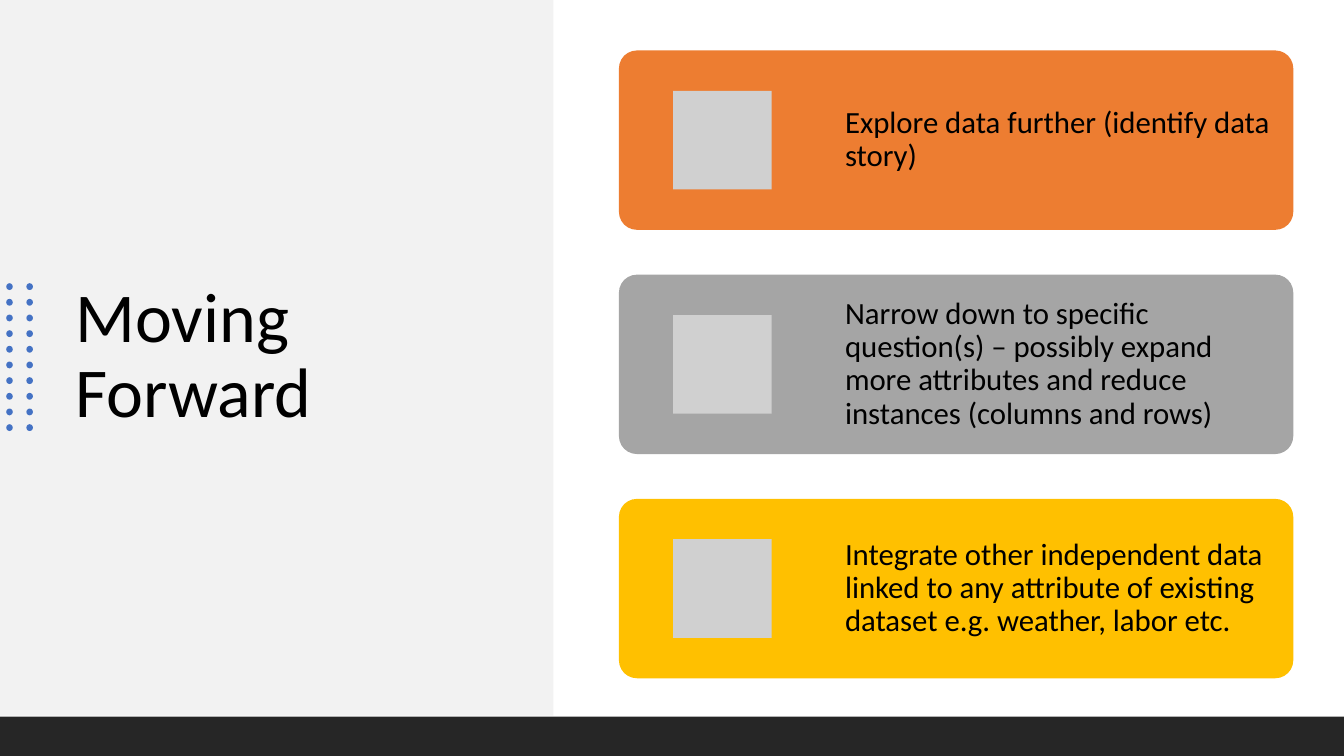
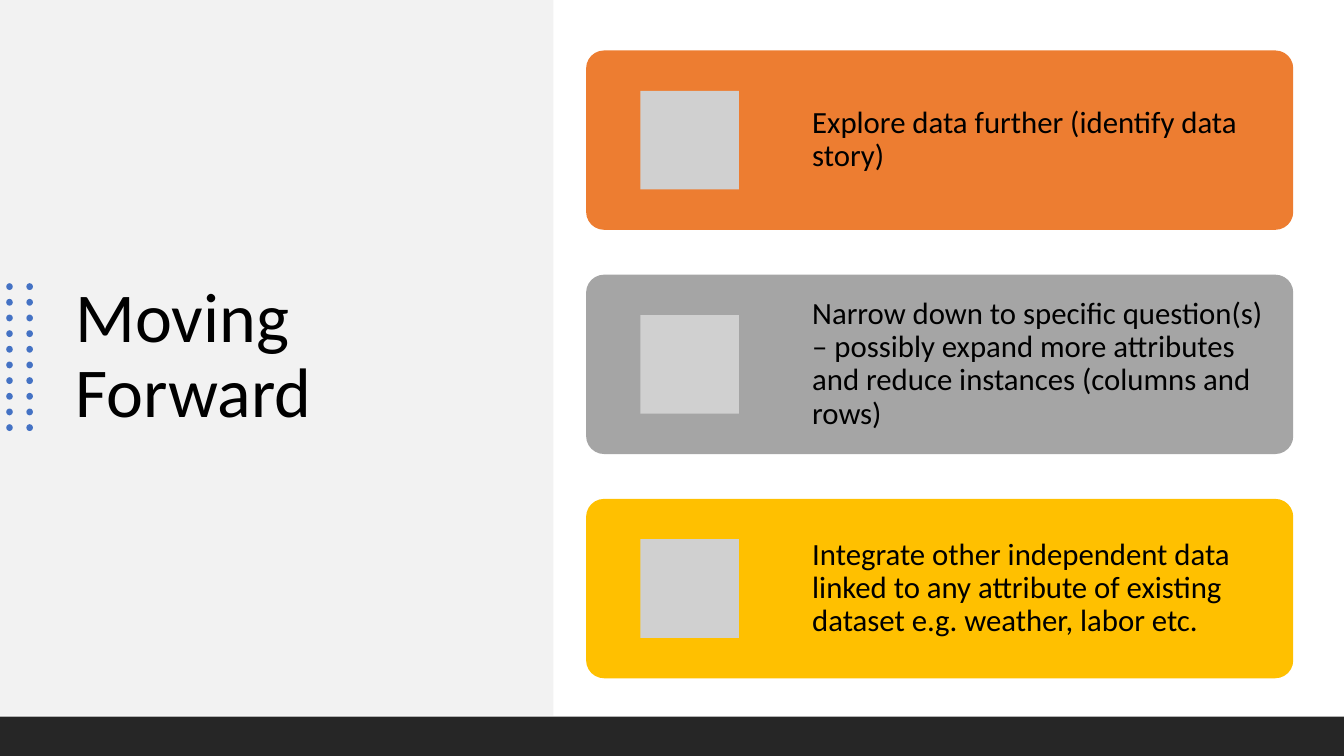
Before and after one commit to hekaplex/2021_04_DSI_WDX2, a slide deck: slide 6 of yanick.anagho@divergence.one/Capstone Presentation_User Ratings - Products.pptx. Drawn at 1344x756 pixels with LibreOffice and Linux fonts; fonts in the diff are those of the drawing; grey boxes stand for pictures. Boxes give left, top, right and bottom in pixels: in the first picture for what was removed or moved away, otherwise in the second. Text is boxed around its words. In the diff, an @@ line names an element or a change of style, - is before the commit and + after.

```diff
--- a/yanick.anagho@divergence.one/Capstone Presentation_User Ratings - Products.pptx
+++ b/yanick.anagho@divergence.one/Capstone Presentation_User Ratings - Products.pptx
@@ rounded rectangle: place and size @@
-rounded rectangle at <box>619,50,1294,230</box>
+rounded rectangle at <box>586,50,1294,230</box>
@@ text "Explore data further (identify data ...": place and size @@
-text "Explore data further (identify data ..." at <box>845,110,1269,171</box>
+text "Explore data further (identify data ..." at <box>812,110,1236,171</box>
@@ picture added at <box>640,91,739,190</box> @@
@@ picture removed at <box>674,91,772,190</box> @@
@@ rounded rectangle: place and size @@
-rounded rectangle at <box>619,275,1294,455</box>
+rounded rectangle at <box>586,275,1294,455</box>
@@ text "Narrow down to specific question(s) ..." rewrapped from <box>845,302,1212,428</box> to <box>812,301,1262,428</box> @@
@@ picture: place and size @@
-picture at <box>674,316,772,414</box>
+picture at <box>640,316,739,414</box>
@@ rounded rectangle: place and size @@
-rounded rectangle at <box>619,499,1294,679</box>
+rounded rectangle at <box>586,499,1294,679</box>
@@ text "Integrate other independent data linked ...": place and size @@
-text "Integrate other independent data linked ..." at <box>845,543,1262,637</box>
+text "Integrate other independent data linked ..." at <box>812,543,1229,637</box>
@@ picture: place and size @@
-picture at <box>674,539,772,638</box>
+picture at <box>640,539,739,638</box>
```
Also in this commit, not shown: 2 other slides changed, 1 other file.
